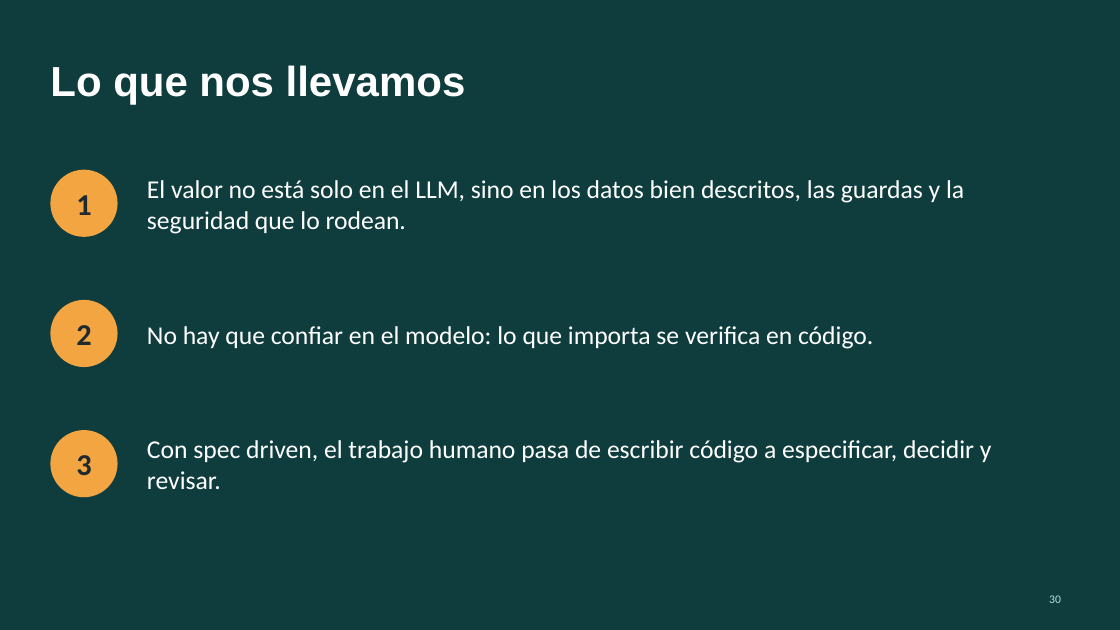
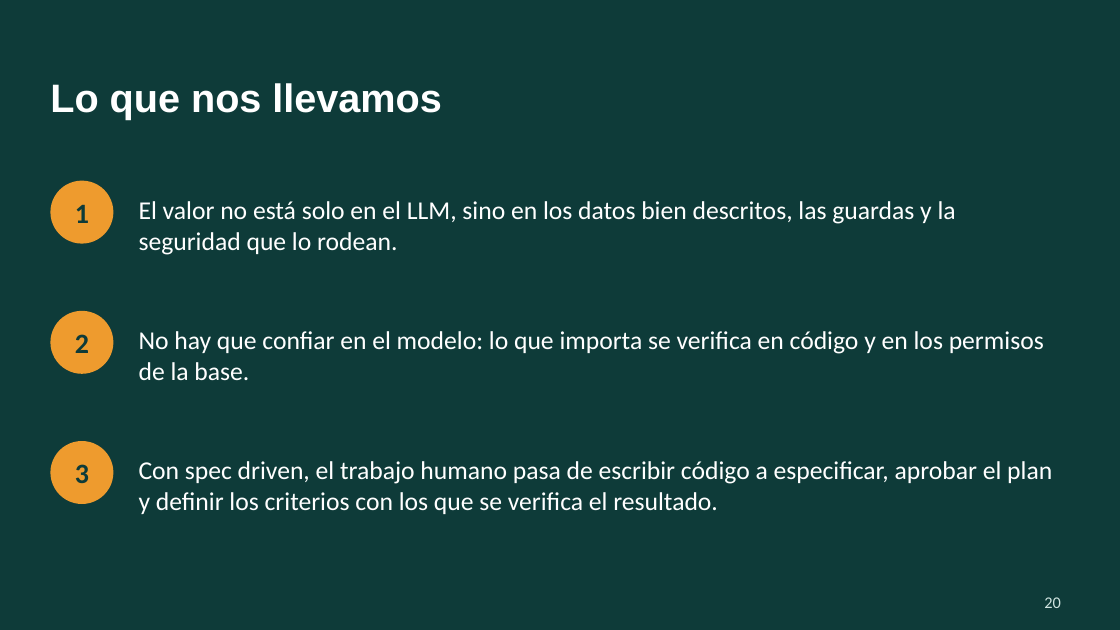
Before and after one commit to emiber/UTDT, a slide deck: slide 20 of docs/presentacion/presentacion.pptx (slide 30 before the commit). Drawn at 1120x630 pixels with LibreOffice and Linux fonts; fonts in the diff are those of the drawing. Boxes give left, top, right and bottom in pixels: in the first picture for what was removed or moved away, otherwise in the second. Text is boxed around its words. In the diff, an @@ line names an element or a change of style, - is before the commit and + after.

```diff
--- a/docs/presentacion/presentacion.pptx
+++ b/docs/presentacion/presentacion.pptx
@@ background #0F3D3E to #0E3B39 @@
@@ title "Lo que nos llevamos": place and size @@
-title "Lo que nos llevamos" at (50,65,466,105)
+title "Lo que nos llevamos" at (50,83,441,120)
@@ title "Lo que nos llevamos" at (50,83,441,120): size 36 to 34 pt @@
@@ ellipse removed at (50,170,118,237) @@
@@ text "El valor no está solo ...": place and size @@
-text "El valor no está solo ..." at (147,180,964,234)
+text "El valor no está solo ..." at (139,201,956,255)
@@ ellipse "1": place and size @@
-ellipse "1" at (76,195,91,215)
+ellipse "1" at (50,181,113,244)
@@ ellipse "2": place and size @@
-ellipse "2" at (76,325,91,345)
+ellipse "2" at (50,311,113,374)
@@ ellipse removed at (50,300,118,367) @@
@@ text at (139,331,1044,380): text changed @@
-No hay que confiar en el modelo: lo que importa se verifica en código.
+No hay que confiar en el modelo: lo que importa se verifica en código y en los permisos de la base.
@@ size 26 to 24 pt, text colour #1F2A30 to #0E3B39; fill none to #EE9B2E in 3 elements at (50,181,113,244), (50,311,113,374), (50,441,113,504) @@
@@ ellipse "3": place and size @@
-ellipse "3" at (76,455,91,475)
+ellipse "3" at (50,441,113,504)
@@ ellipse removed at (50,430,118,497) @@
@@ text at (139,461,1052,514): text changed @@
-Con spec driven, el trabajo humano pasa de escribir código a especificar, decidir y revisar.
+Con spec driven, el trabajo humano pasa de escribir código a especificar, aprobar el plan y definir los criterios con los que se verifica el resultado.
@@ page number added at (1044,597,1061,608), 14 pt, text #CFE3DF @@
+20
@@ page number removed at (1049,595,1061,603) @@
-30
```
Also in this commit, not shown: 22 other slides changed, 2 slides added, 9 slides removed.
